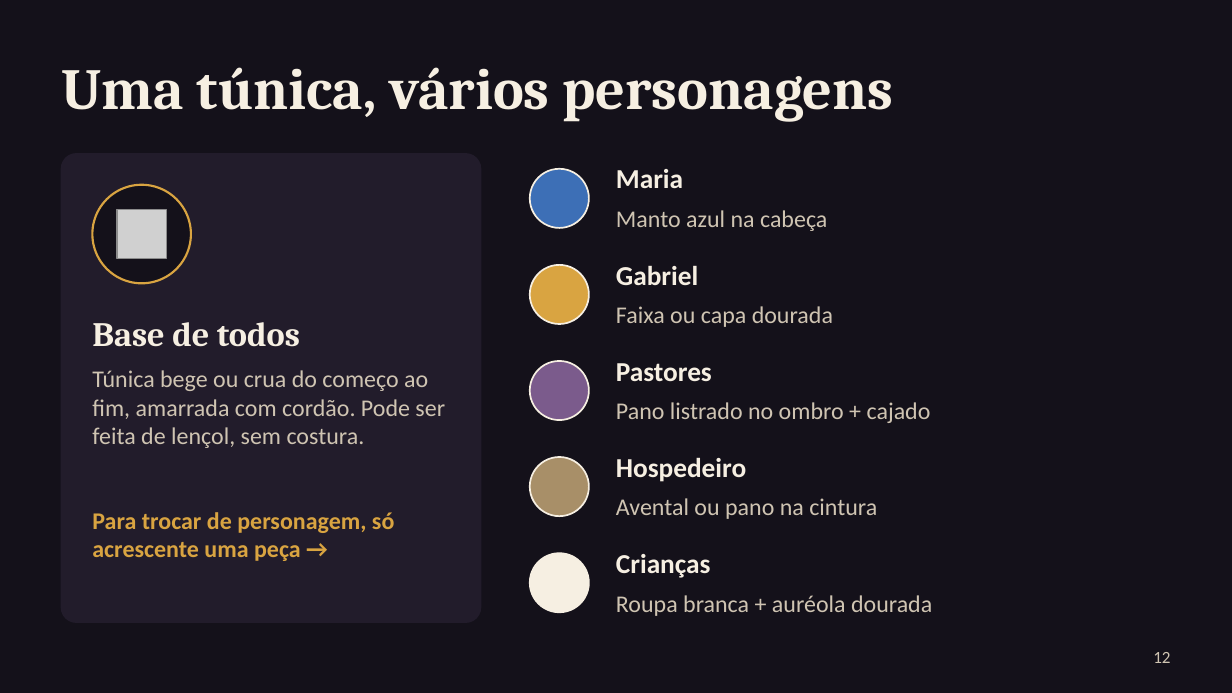
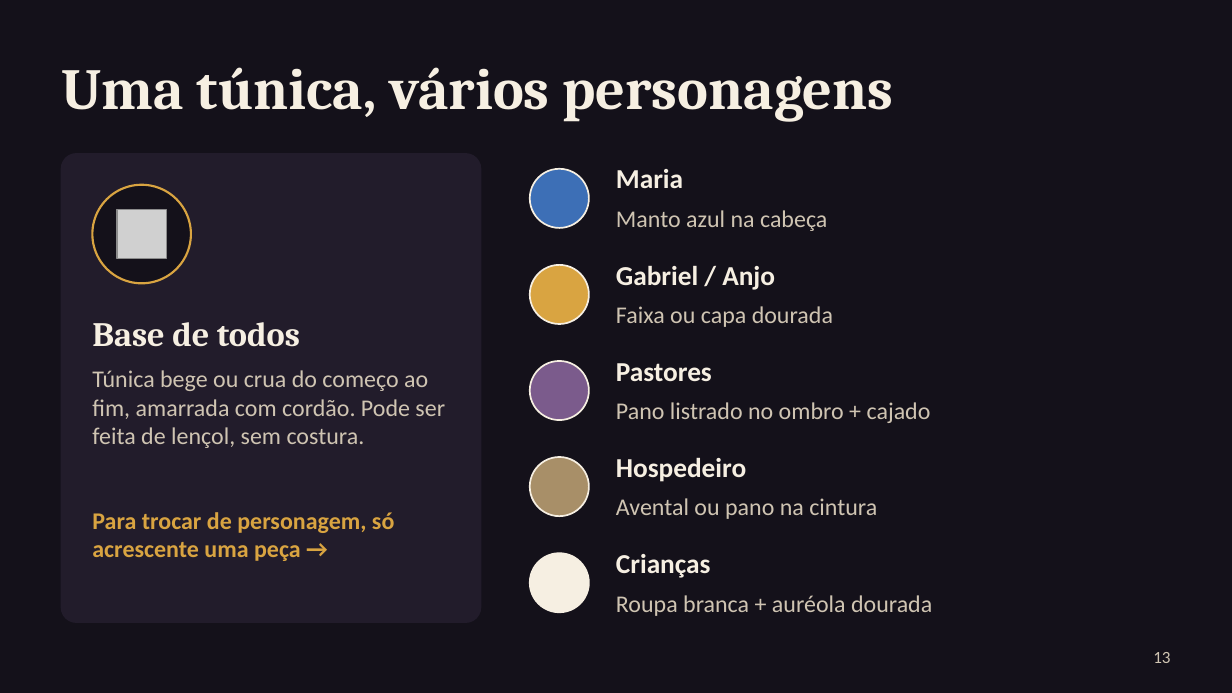
Before and after one commit to MatheusXd1227/Rob-IA-BTG, a slide deck: slide 13 of teatro/apresentacao-peca-natal.pptx (slide 12 before the commit). Drawn at 1232x693 pixels with LibreOffice and Linux fonts; fonts in the diff are those of the drawing; grey boxes stand for pictures. Boxes give left, top, right and bottom in pixels: in the first picture for what was removed or moved away, otherwise in the second. Text is boxed around its words. In the diff, an @@ line names an element or a change of style, - is before the commit and + after.

```diff
--- a/teatro/apresentacao-peca-natal.pptx
+++ b/teatro/apresentacao-peca-natal.pptx
@@ text at box(616, 265, 775, 290): text changed @@
-Gabriel
+Gabriel / Anjo
@@ page number at box(1153, 652, 1170, 663): text changed @@
-12
+13
```
Also in this commit, not shown: 9 other slides changed, 1 slide added, 2 other files.
